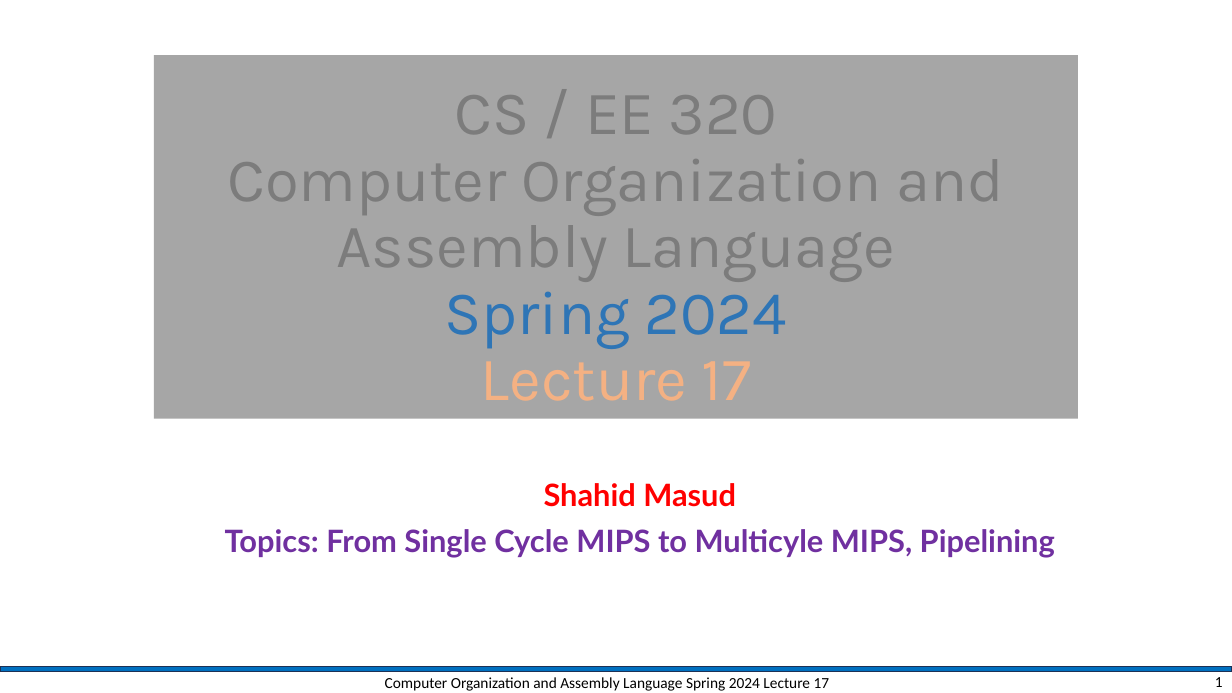
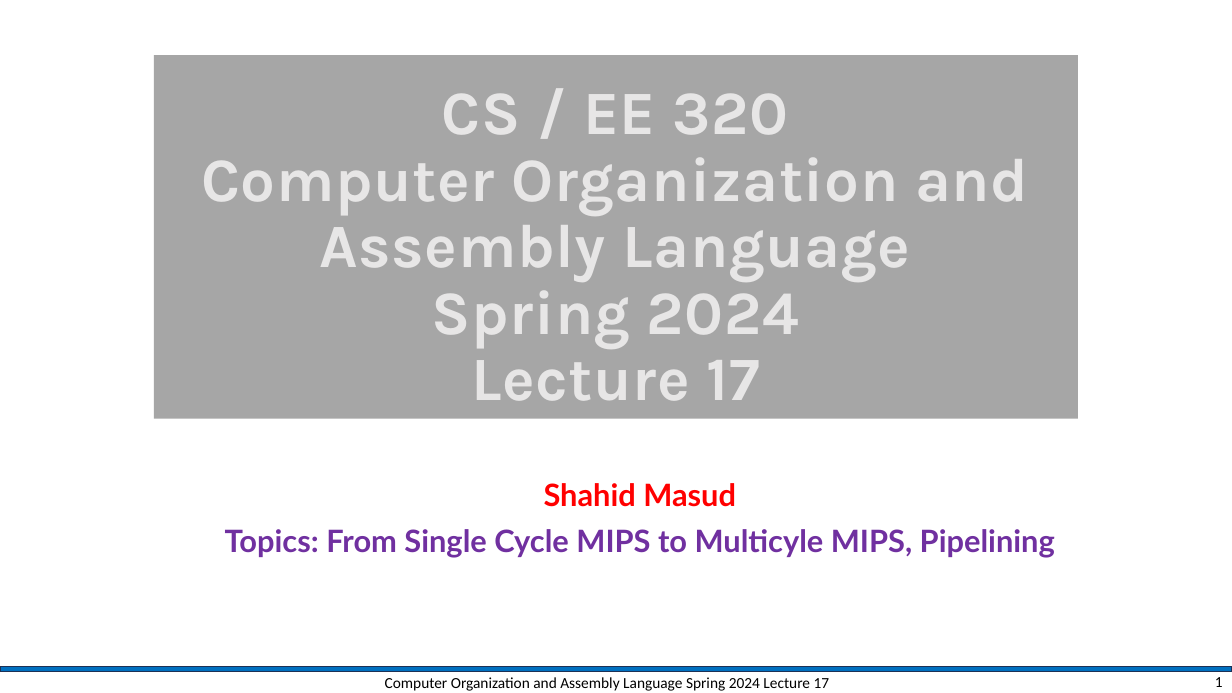
Before and after one commit to shahidmasud/shahidmasud.github.io, a slide deck: slide 1 of CompOrg_Lec17_Spr2024.ppsx. Drawn at 1232x693 pixels with LibreOffice and Linux fonts; fonts in the diff are those of the drawing; background and template pictures are left out. Boxes give left, top, right and bottom in pixels: in the first picture for what was removed or moved away, otherwise in the second. Text is boxed around its words. In the diff, an @@ line names an element or a change of style, - is before the commit and + after.

```diff
--- a/CompOrg_Lec17_Spr2024.ppsx
+++ b/CompOrg_Lec17_Spr2024.ppsx
@@ title "CS / EE 320 Computer ..." at box(154, 55, 1079, 419): text colour #7C7C7C to #E7E6E6 in "CS / EE 320 Computer Organization and ..."; text colour #2E75B6 to #E7E6E6 in "Spring 2024"; text colour #F4B183 to #E7E6E6 in "Lecture 17"; letter spacing 0 to 0.5 pt, bold on @@
```
Also in this commit, not shown: 14 other slides changed, 1 slide added, 2 other files.
